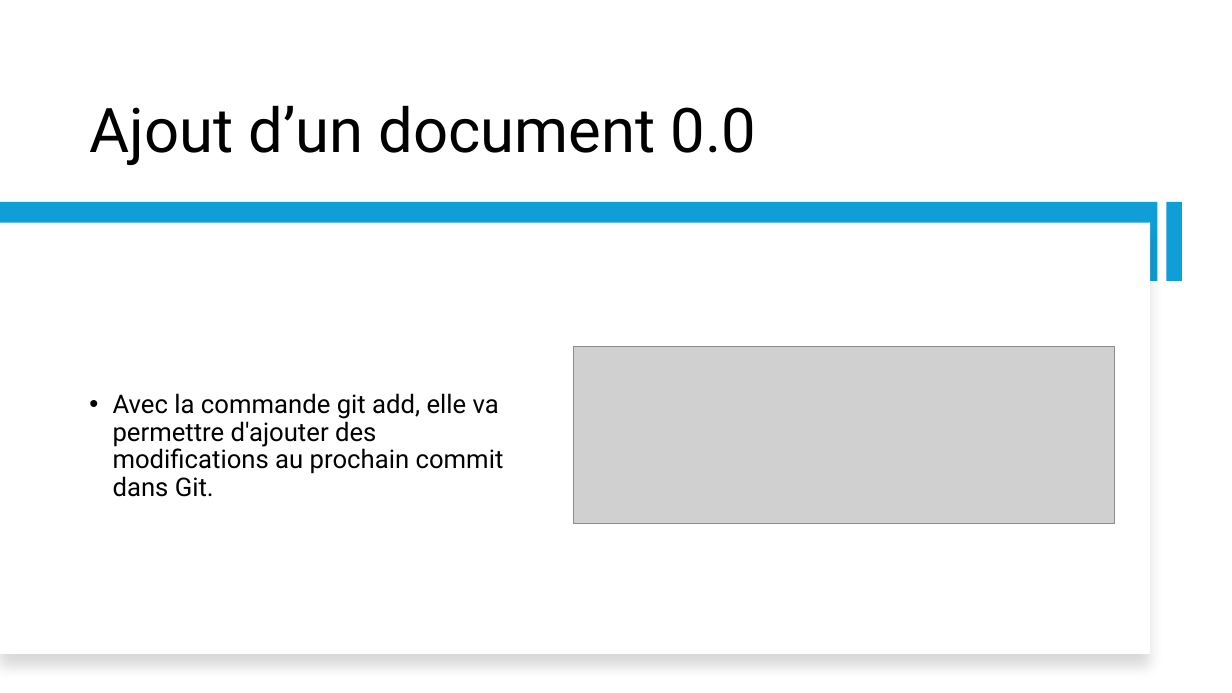
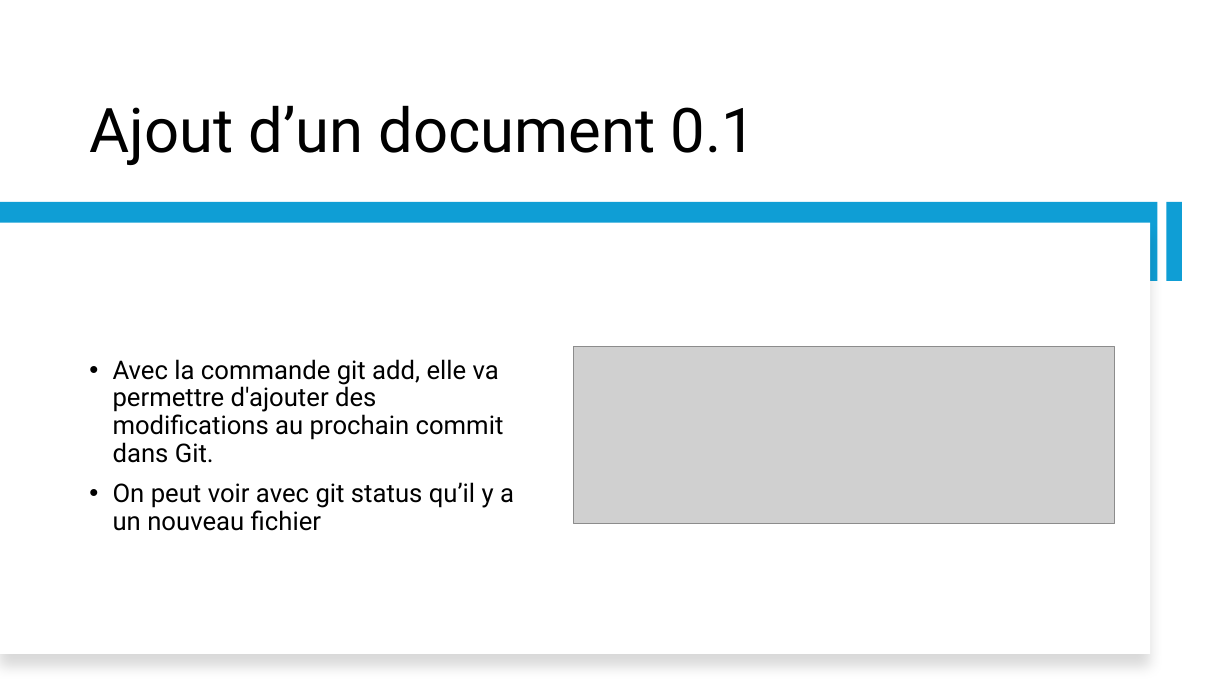
Before and after one commit to HugoSiriphong/TPSecurity, a slide deck: slide 17 of TP PROJET SCRUMDevSecOps.pptx. Drawn at 1232x693 pixels with LibreOffice and Linux fonts; fonts in the diff are those of the drawing; grey boxes stand for pictures. Boxes give left, top, right and bottom in pixels: in the first picture for what was removed or moved away, otherwise in the second. Text is boxed around its words. In the diff, an @@ line names an element or a change of style, - is before the commit and + after.

Commit message:
Ajout information

```diff
--- a/TP PROJET SCRUMDevSecOps.pptx
+++ b/TP PROJET SCRUMDevSecOps.pptx
@@ title at [89, 105, 756, 165]: text changed @@
-Ajout d’un document 0.0
+Ajout d’un document 0.1
@@ text at [113, 482, 514, 531]: paragraph added @@
+• On peut voir avec git status qu’il y a un nouveau fichier
```
Also in this commit, not shown: 6 slides added.
